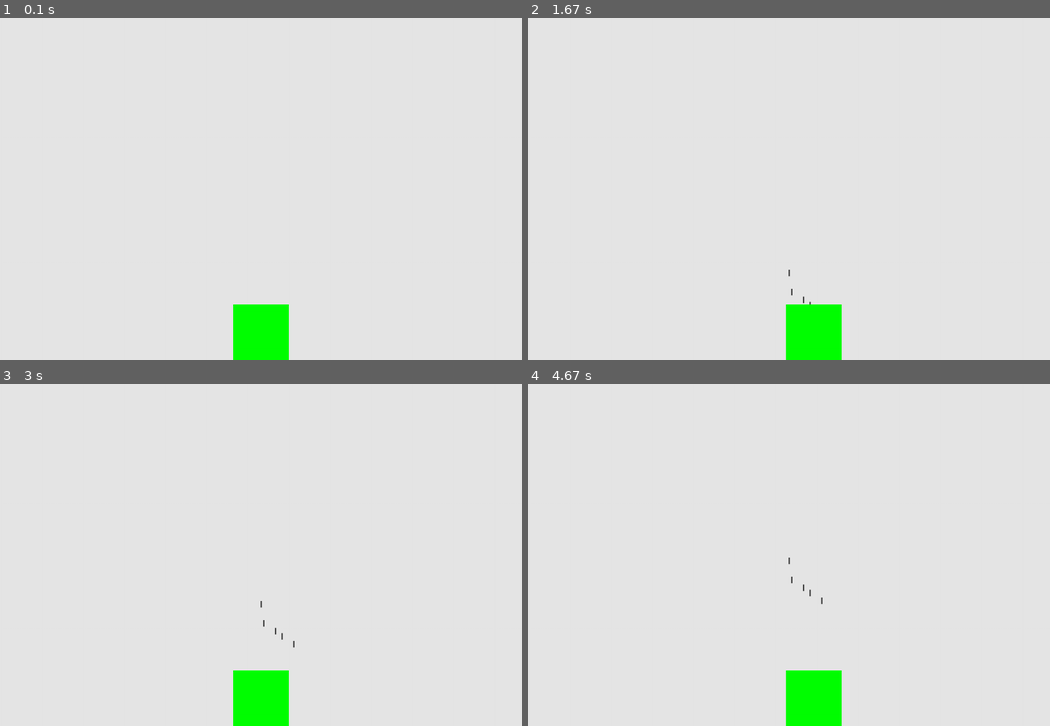
Above: before the commit, frames 1-4 (two rows, left to right).
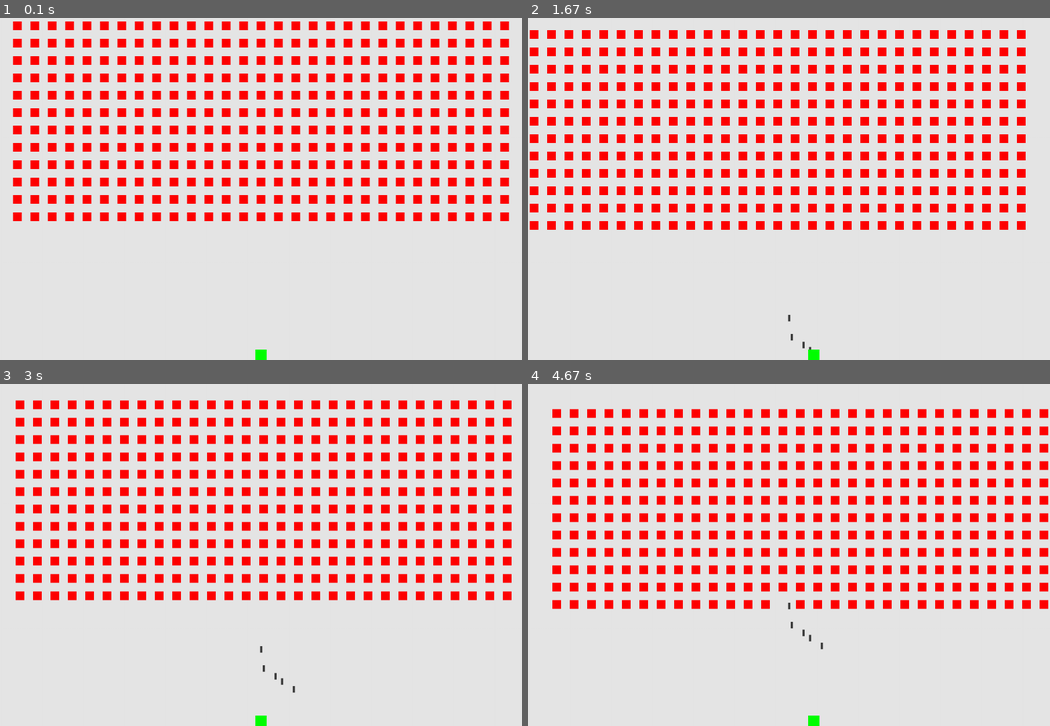
Above: after the commit, the same moments.

Repository: linghtiin/test
Game: pygame game, started from Python/Sprite/pygame_test.py
Same seed, same stepped clock (60 frames per second), same inputs: the game is played once before the commit and once after it.
Inputs:
- Up to frame 1 (0.1 s): no input
- Up to frame 2 (1.67 s): tap Space at 0.33, 1.07, 1.37, 1.57 s; tap Enter at 0.67 s; hold Right 1-1.47 s; hold Right from 1.5 s (still down)
- Up to frame 3 (3 s): tap Space at 1.87, 2.07, 2.37, 2.63, 2.93 s; release Right at 1.97 s; hold Left 2-2.53 s; hold Left 2.57-2.97 s
- Up to frame 4 (4.67 s): hold Right 3-3.63 s; tap Space at 3.07, 3.37, 3.73, 4.03, 4.23, 4.53 s; hold Left 3.67-4.13 s; hold Right 4.17-4.63 s

The runs differ from the first frame. In frame 1, 17% of the frame differs, in the area x 2-98%, y 1-100%; in frame 2, 16%; in frame 3, 17%, in the area x 3-98%, y 4-100%; in frame 4, 17%.

Commit message:
完成小蜜蜂游戏基本逻辑； 但未处理image.load错误，以纯色矩形代替图像。

Diff:
--- /dev/null
+++ b/Python/Sprite/aline.py
@@ -0,0 +1,47 @@
+# -*- coding: utf-8 -*-
+"""
+Created on Mon Feb 25 22:34:41 2019
+
+@author: z
+"""
+import pygame
+from pygame.sprite import Sprite
+
+
+class Aline(Sprite):
+    """ 外星敌人类 """
+    def __init__(self, ai_settings, screen):
+        super(Aline, self).__init__()
+        self.screen = screen
+        self.ai_settings = ai_settings
+
+        #加载图像
+#        self.image = pygame.image.load("")
+#        self.rect = pygame.image.get_rect()
+        self.rect = pygame.Rect(0, 0, 20, 20)
+
+        #初始化位置
+        self.rect.x = self.rect.width
+        self.rect.y = self.rect.height
+
+        #浮点位置
+        self.x = float(self.rect.x)
+
+    def blitme(self):
+        """ 外星人绘制 """
+#        self.screen.blit(self.screen, self.rect)
+        pygame.draw.rect(self.screen, (255, 0, 0), self.rect)
+
+
+    def update(self):
+        """ 外星人左右移动 """
+        self.x += self.ai_settings.alien_speed_factor * self.ai_settings.fleet_direction
+        self.rect.x = self.x
+
+    def check_edges(self):
+        """ 如果外星人位于屏幕边缘，返回True """
+        screen_rect = self.screen.get_rect()
+        if self.rect.right >= screen_rect.right:
+            return True
+        elif self.rect.left <= 0:
+            return True
--- a/Python/Sprite/game_functions.py
+++ b/Python/Sprite/game_functions.py
@@ -8,7 +8,8 @@
 import pygame
 
 from bullet import Bullet
-
+from aline import Aline
+from time import sleep
 
 def fire_bullet(ai_settings, screen, ship, bullets):
     """ 飞船开火"""
@@ -24,6 +25,8 @@
         ship.moving_left = True
     elif even.key == pygame.K_SPACE:
         fire_bullet(ai_settings, screen, ship, bullets)
+    elif even.key == pygame.K_q:
+        sys.exit()
 
 
 def check_keyup_even(even, ship):
@@ -45,21 +48,117 @@
             check_keyup_even(even, ship)
 
 
-def update_screen(ai_settings, screen, ship, bullets):
+def update_screen(ai_settings, screen, ship, alines, bullets):
     """ 屏幕更新。 """
     #重绘屏幕
     screen.fill(ai_settings.bg_color)
     for bullet in bullets.sprites():
         bullet.draw_bullet()
     ship.blitme()
+    #alines.draw(screen)
+    for aline in alines.sprites():
+        aline.blitme()
 
     #刷新屏幕
     pygame.display.flip()
 
-def update_bullet(bullets):
+def creat_fleet(ai_settings, screen, alines):
+    """ 外星敌人群生成 """
+    aline = Aline(ai_settings, screen)
+    aline_width = aline.rect.width
+    aline_height = aline.rect.height
+
+    number_alines_x = get_number_aline_x(ai_settings, aline_width)
+    number_row = get_number_aline_y(ai_settings, aline_height)
+
+    for row_number in range(number_row):
+        for aline_number in range(number_alines_x):
+            creat_aline(ai_settings, screen, alines, aline_number, row_number)
+
+
+def get_number_aline_x(ai_settings, aline_width):
+    """ 获取外星人单行生成数 """
+    available_space_x = ai_settings.screen_width - 2 * aline_width
+    number_alines_x = int(available_space_x / (2 * aline_width))
+    return number_alines_x
+
+def get_number_aline_y(ai_settings, aline_height):
+    """ 获取外星人单列生成数 """
+    available_space_y = int(ai_settings.screen_height * 0.6)
+    number_row = int(available_space_y / (2 * aline_height))
+    return number_row
+
+def creat_aline(ai_settings, screen, alines, aline_number, row_number):
+    """ 创建一个外星人并放入当前行 """
+    aline = Aline(ai_settings, screen)
+    aline_width = aline.rect.width
+    aline.x = aline_width + 2 * aline_width * aline_number
+    aline.rect.x = aline.x
+    aline.rect.y = aline.rect.height + 2 * aline.rect.height * row_number
+    alines.add(aline)
+
+
+def check_fleet_edges(ai_settings, alines):
+    """ 有外星人到达边缘时，行为 """
+    for aline in alines.sprites():
+        if aline.check_edges():
+            change_fleet_direction(ai_settings, alines)
+            break
+
+def change_fleet_direction(ai_settings, alines):
+    """ 整群外星人下移，并改变方向 """
+    for aline in alines.sprites():
+        aline.rect.y += ai_settings.fleet_drop_speed
+    ai_settings.fleet_direction *= -1
+
+def ship_hit(ai_settings, stats, screen, ship, alines, bullets):
+    """ 响应被外星人撞到的飞船 """
+    if stats.ship_left > 0:
+        stats.ship_left -= 1
+
+        alines.empty()
+        bullets.empty()
+        creat_fleet(ai_settings, screen, alines)
+        ship.center_ship()
+
+        sleep(0.5)
+    else:
+        stats.game_active = False
+        print("Game over !!!")
+
+
+def update_alines(ai_settings, stats, screen, ship, alines, bullets):
+    """ 更新外星人 """
+    check_fleet_edges(ai_settings, alines)
+    alines.update()
+
+    #检测外星人与飞船的碰撞
+    if pygame.sprite.spritecollideany(ship, alines):
+        print("Ship hit !!!")
+        ship_hit(ai_settings, stats, screen, ship, alines, bullets)
+    check_alien_buttom(ai_settings, stats, screen, ship, alines, bullets)
+
+def update_bullet(ai_settings, screen, alines, bullets):
     """ 全局子弹更新，控制 """
     bullets.update()
-
     for bullet in bullets.copy():
         if bullet.rect.bottom <= 0:
             bullets.remove(bullet)
+    check_bullet_alien_collisions(ai_settings, screen, alines, bullets)
+
+def check_bullet_alien_collisions(ai_settings, screen, alines, bullets):
+    """ 检测外星人与子弹的碰撞 """
+    #删除外星人与子弹
+    collisions = pygame.sprite.groupcollide(bullets, alines, False, True)
+
+    if len(alines) == 0:
+        bullets.empty()
+        creat_fleet(ai_settings, screen, alines)
+
+def check_alien_buttom(ai_settings, stats, screen, ship, alines, bullets):
+    """ 检查外星人是否到达低端 """
+    screen_rect = screen.get_rect()
+    for aline in alines.sprites():
+        if aline.rect.bottom >= screen_rect.bottom:
+            ship_hit(ai_settings, stats, screen, ship, alines, bullets)
+            break
--- /dev/null
+++ b/Python/Sprite/game_stats.py
@@ -0,0 +1,18 @@
+# -*- coding: utf-8 -*-
+"""
+Created on Sun Mar  3 15:42:16 2019
+
+@author: z
+"""
+
+class GameStats():
+    """ 用于统计游戏信息的类。 """
+    def __init__(self, ai_settings):
+        """ 初始化统计信息 """
+        self.ai_settings = ai_settings
+        self.reset_stats()
+        self.game_active = True
+
+    def reset_stats(self):
+        """ 初始化运行信息。 """
+        self.ship_left = self.ai_settings.ship_limit
--- a/Python/Sprite/pygame_test.py
+++ b/Python/Sprite/pygame_test.py
@@ -9,6 +9,7 @@
 
 import game_functions as gf
 from settings import Settings
+from game_stats import GameStats
 from ship import Ship
 
 
@@ -22,18 +23,25 @@
         (ai_setting.screen_width,ai_setting.screen_height))
 
     #创建游戏物体
+    stats = GameStats(ai_setting)
     ship = Ship(ai_setting, screen)
+    alines = Group()
     bullets = Group()
 
     #临时变量
+    gf.creat_fleet(ai_setting, screen, alines)
 
     #游戏主循环
     while True:
 
         gf.check_events(ai_setting, screen, ship, bullets)
-        ship.update()
-        gf.update_bullet(bullets)
-        gf.update_screen(ai_setting, screen, ship, bullets)
+
+        if stats.game_active:
+            ship.update()
+            gf.update_bullet(ai_setting, screen, alines, bullets)
+            gf.update_alines(ai_setting, stats, screen, ship, alines, bullets)
+
+        gf.update_screen(ai_setting, screen, ship, alines, bullets)
 
 
 
--- a/Python/Sprite/settings.py
+++ b/Python/Sprite/settings.py
@@ -18,10 +18,17 @@
 
         #飞船
         self.ship_speed_factor = 1.5
+        self.ship_limit = 3
 
         #子弹
         self.bullet_speed_factor = 1
-        self.bullet_width = 3
+        self.bullet_width = 5
         self.bullet_height = 15
         self.bullet_color = 60, 60, 60
         self.bullet_allowed = 5
+
+        #外星人
+        self.alien_speed_factor = 1
+        self.fleet_drop_speed =10
+            #移动方向：fleet_direction, 1表示右移， -1表示左移
+        self.fleet_direction = 1
--- a/Python/Sprite/ship.py
+++ b/Python/Sprite/ship.py
@@ -17,9 +17,10 @@
         self.ai_settings = ai_settings
 
         #加载飞船图像与碰撞体'.//image//ship.bmp'
-        self.image = pygame.image.load(os.path.join('image', 'ship.bmp'))
-        #self.rect = pygame.image.get_rect()
-        self.rect = pygame.Rect(0, 0, 128, 128)     #test
+        #self.image = pygame.image.load("G:\Program\Git\my git\test\Python\Sprite\image\ship.bmp")
+        #self.image = pygame.image.load(os.path.join('image', 'ship.bmp'))
+        #self.rect = self.image.get_rect()
+        self.rect = pygame.Rect(0, 0, 26, 24)     #test
         self.screen_rect = screen.get_rect()
 
         #初始位置
@@ -49,3 +50,7 @@
         """ 在指定位置绘制飞船"""
         pygame.draw.rect(self.screen, (0, 255, 0), self.rect)  #test
         #self.screen.blit(self.image, self.rect)
+
+    def center_ship(self):
+        """ 使飞船在屏幕上居中 """
+        self.center = self.screen_rect.centerx
